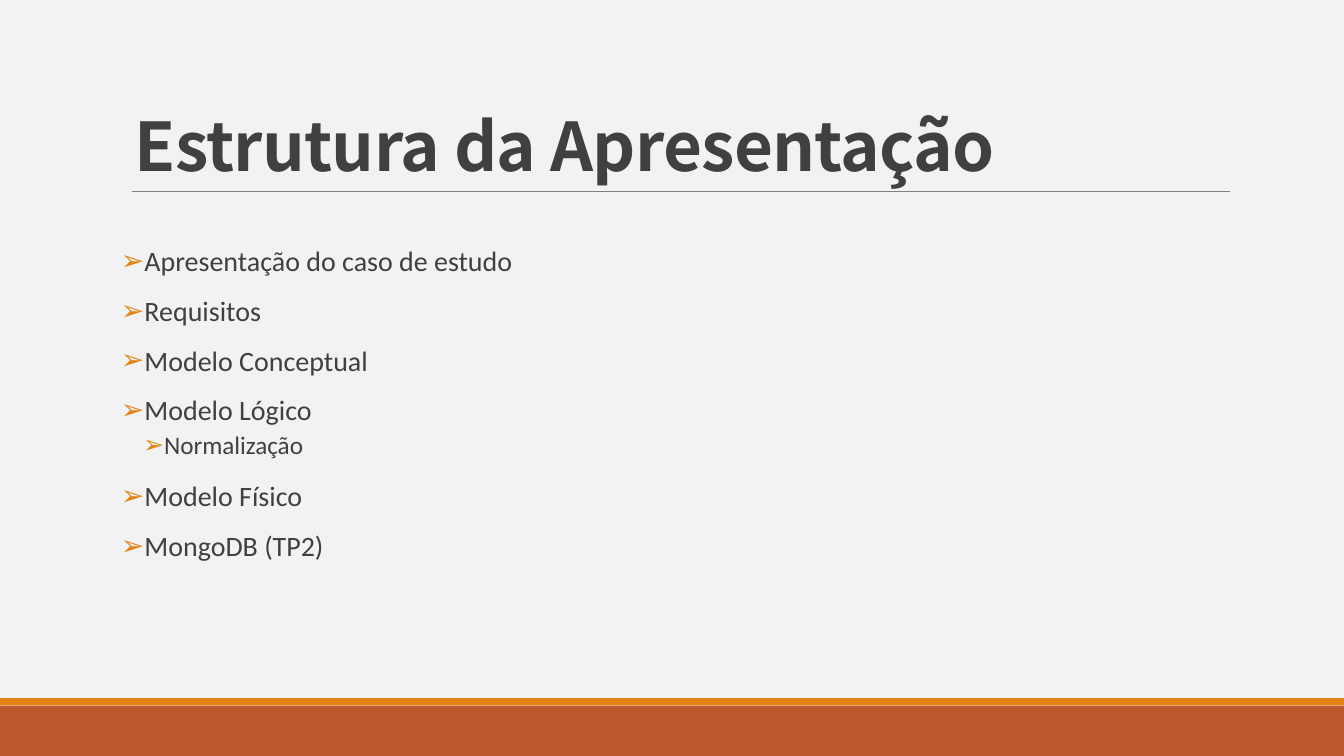
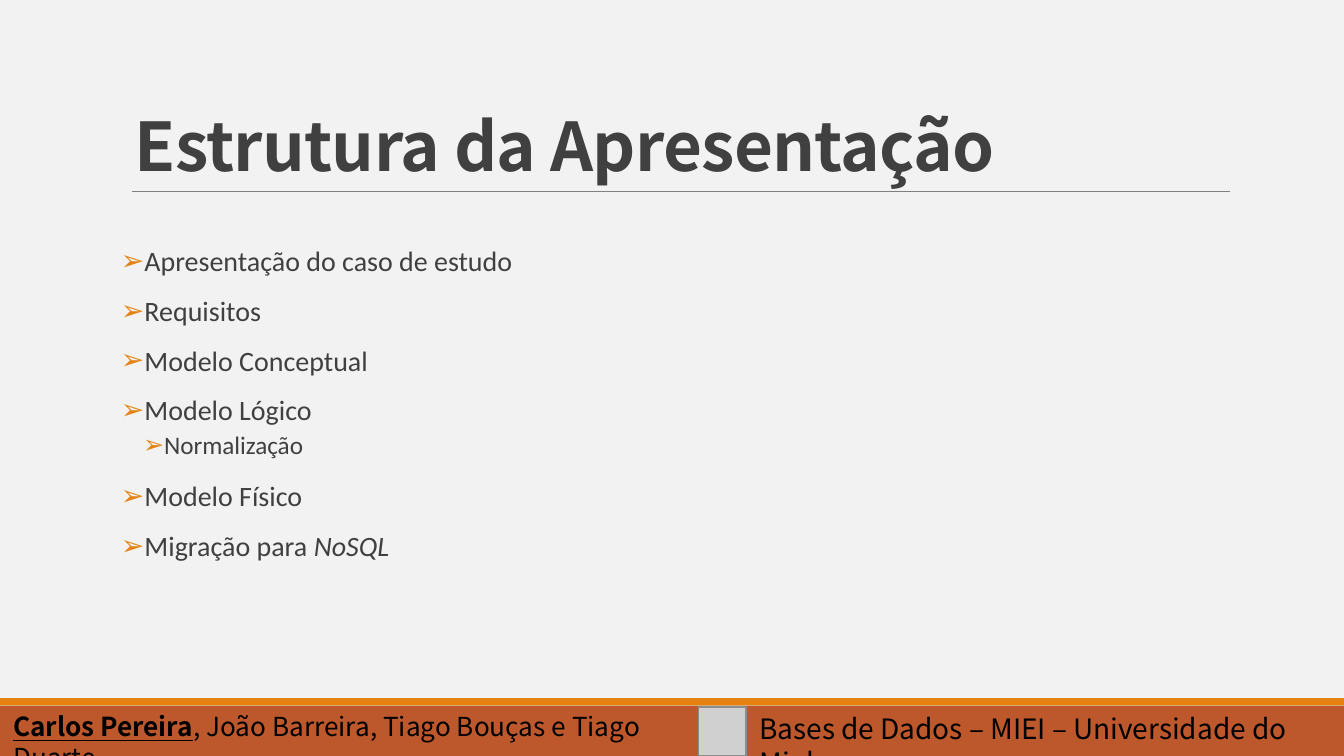
Before and after one commit to barreira/bd-1617, a slide deck: slide 2 of Slides_apresentação.pptx. Drawn at 1344x756 pixels with LibreOffice and Linux fonts; fonts in the diff are those of the drawing; grey boxes stand for pictures. Boxes give left, top, right and bottom in pixels: in the first picture for what was removed or moved away, otherwise in the second. Text is boxed around its words. In the diff, an @@ line names an element or a change of style, - is before the commit and + after.

Commit message:
Substituído ficheiro antigo dos slides por versão mais recente
(tinhamo-nos esquecido de enviar a versão mais recente para o git)

```diff
--- a/Slides_apresentação.pptx
+++ b/Slides_apresentação.pptx
@@ text at [144, 537, 389, 561]: text changed @@
-➢ MongoDB (TP2)
+➢ Migração para NoSQL
@@ text added at [13, 715, 640, 743], 14 pt, text #000000 @@
+Carlos Pereira, João Barreira, Tiago Bouças e Tiago Duarte
@@ picture added at [699, 707, 746, 755] @@
@@ text added at [759, 716, 1286, 740], 15 pt, text #000000 @@
+Bases de Dados – MIEI – Universidade do Minho
```
Also in this commit, not shown: 11 other slides changed, 4 slides added.
